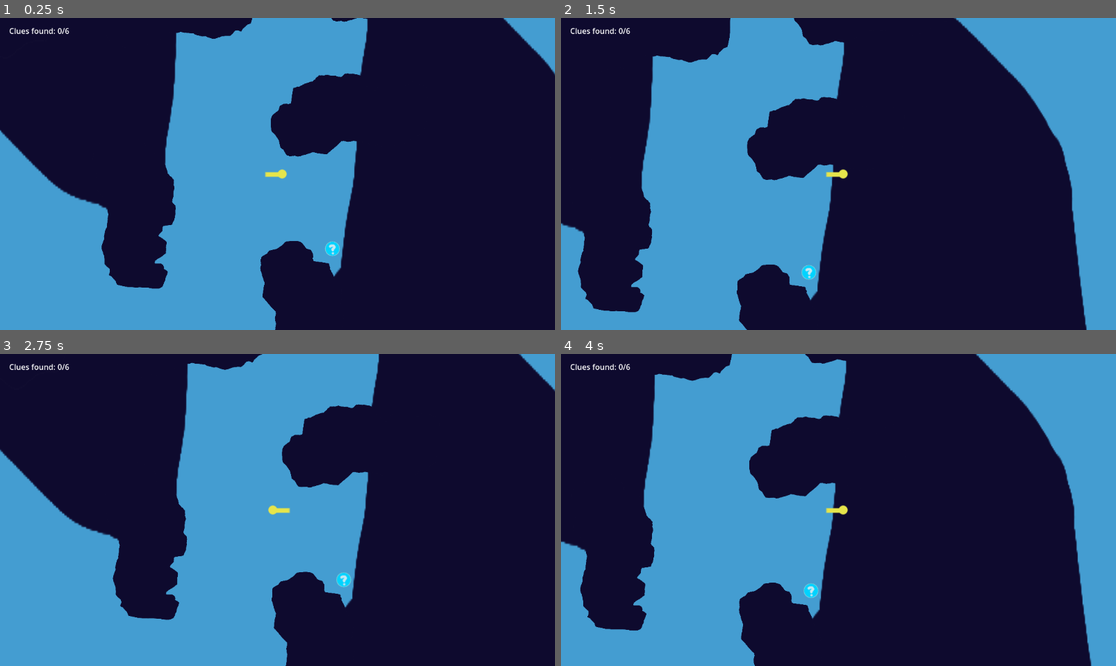
Above: before the commit, frames 1-4 (two rows, left to right).
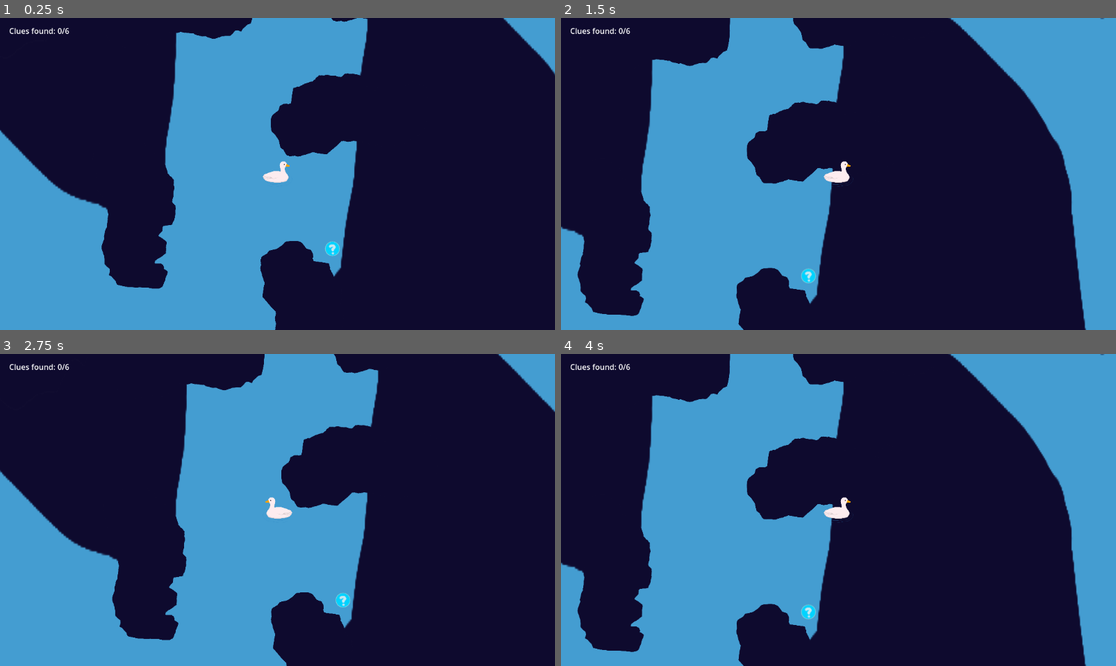
Above: after the commit, the same moments.

Repository: screenpotato/WAVES-next-hit
Game: Godot game, scene res://src/main.tscn
Two runs of this game, one before a commit and one after it. Both use one fixed random seed, a clock stepped at 60 frames per second and the inputs below.
Inputs:
- Up to frame 1 (0.25 s): no input
- Up to frame 2 (1.5 s): tap Enter (ui_accept) at 0.5, 0.77 s; hold Right (ui_right) from 0.53 s (still down)
- Up to frame 3 (2.75 s): tap Enter (ui_accept) at 1.52, 2 s; release Right (ui_right) at 2.03 s; hold Left (ui_left) from 2.03 s (still down)
- Up to frame 4 (4 s): release Left (ui_left) at 2.78 s; hold Right (ui_right) from 2.78 s (still down); tap Enter (ui_accept) at 3.02, 3.77 s

The runs differ from the first frame. In frame 1, 0.2% of the frame differs, in the area x 47-53%, y 45-53%; in frame 2, 2.4%; in frame 3, 8.8%; in frame 4, 9.4%, in the area x 0-98%, y 0-100%.

Commit message:
add goose sprite for player

Diff:
--- a/src/player.tscn
+++ b/src/player.tscn
@@ -1,15 +1,17 @@
 [gd_scene load_steps=4 format=3 uid="uid://b6dqr4jj5ysof"]
 
 [ext_resource type="Script" uid="uid://cu48iy211p3h7" path="res://src/player.gd" id="1_gmfve"]
-[ext_resource type="Texture2D" uid="uid://dcbko63bu2yrv" path="res://art/player.png" id="1_lowyb"]
+[ext_resource type="Texture2D" uid="uid://docveo46t35oa" path="res://art/goose.png" id="2_gmfve"]
 
 [sub_resource type="CapsuleShape2D" id="CapsuleShape2D_gmfve"]
 
 [node name="Player" type="CharacterBody2D"]
+motion_mode = 1
 script = ExtResource("1_gmfve")
 
 [node name="Sprite2D" type="Sprite2D" parent="."]
-texture = ExtResource("1_lowyb")
+scale = Vector2(0.15, 0.15)
+texture = ExtResource("2_gmfve")
 
 [node name="CollisionShape2D" type="CollisionShape2D" parent="."]
 shape = SubResource("CapsuleShape2D_gmfve")
Binary file added: art/goose.png
Not shown, added: art/goose.png.import
